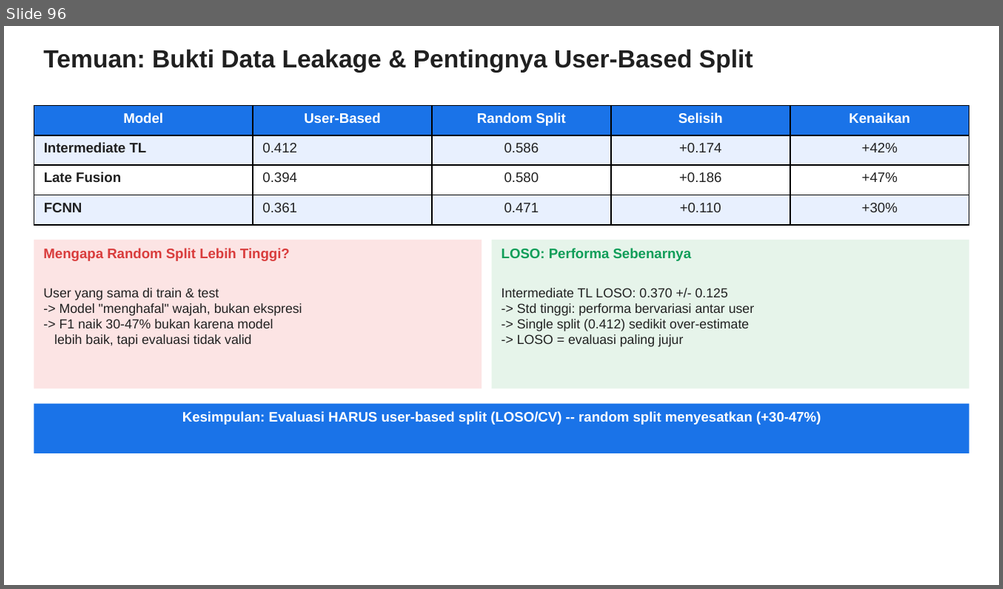
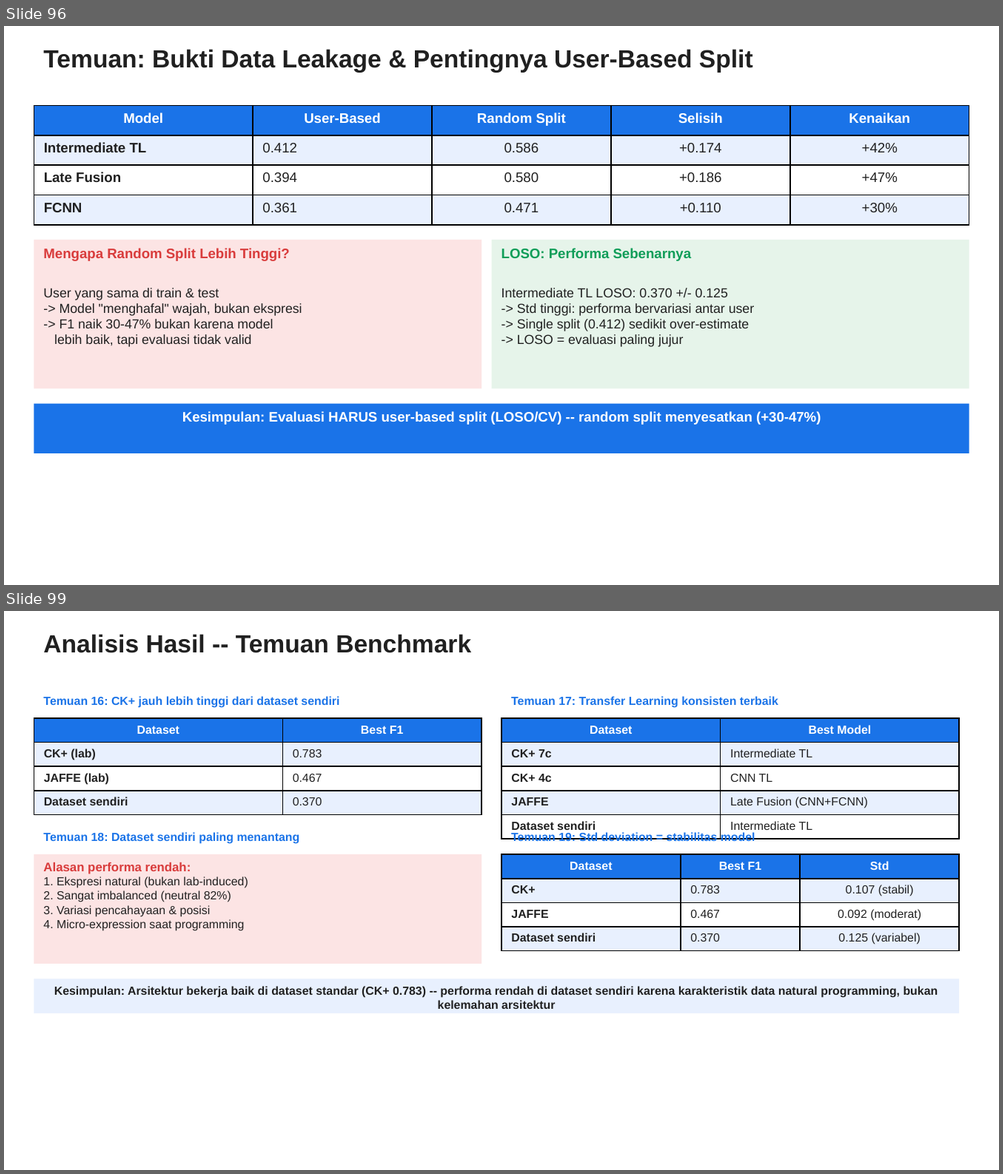
Before and after one commit to taufikhdyt01/MultimodalEmoLearn, a slide deck: docs/PPT Bimbingan.pptx. Shown one above the other, each under a label of ours: slide 96 before the commit, slides 96 and 99 after it; the slides between them are not shown. The pictures are 1003x589 and 1003x1174 pixels, drawn with LibreOffice and Linux fonts; fonts in the diff are those of the drawing. Boxes give left, top, right and bottom in pixels: in the first picture for what was removed or moved away, otherwise in the second. Text is boxed around its words. In the diff, an @@ line names an element or a change of style, - is before the commit and + after.

```diff
--- a/docs/PPT Bimbingan.pptx
+++ b/docs/PPT Bimbingan.pptx
@@ slide 99 added at box(4, 611, 999, 1170), background #FFFFFF @@
@@ text added at box(43, 634, 471, 653), 18 pt, text #202020, bold @@
+Analisis Hasil -- Temuan Benchmark
@@ text added at box(43, 696, 339, 708), 8.5 pt, text #1A73E8, bold @@
+Temuan 16: CK+ jauh lebih tinggi dari dataset sendiri
@@ text added at box(511, 696, 778, 708), 8.5 pt, text #1A73E8, bold @@
+Temuan 17: Transfer Learning konsisten terbaik
@@ table added at box(34, 718, 481, 809), 4 rows, 2 columns @@
+Dataset | Best F1
+CK+ (lab) | 0.783
+JAFFE (lab) | 0.467
+Dataset sendiri | 0.370
@@ table added at box(501, 718, 959, 836), 5 rows, 2 columns @@
+Dataset | Best Model
+CK+ 7c | Intermediate TL
+CK+ 4c | CNN TL
+JAFFE | Late Fusion (CNN+FCNN)
+Dataset sendiri | Intermediate TL
@@ text added at box(43, 832, 300, 844), 8.5 pt, text #1A73E8, bold @@
+Temuan 18: Dataset sendiri paling menantang
@@ text added at box(511, 832, 755, 841), 8.5 pt, text #1A73E8, bold @@
+Temuan 19: Std deviation = stabilitas model
@@ rectangle added at box(34, 854, 481, 964), fill #FCE4E4, 8.5 pt, text #202020 @@
+Alasan performa rendah:
+1. Ekspresi natural (bukan lab-induced)
+2. Sangat imbalanced (neutral 82%)
+3. Variasi pencahayaan & posisi
+4. Micro-expression saat programming
@@ table added at box(501, 854, 959, 948), 4 rows, 3 columns @@
+Dataset | Best F1 | Std
+CK+ | 0.783 | 0.107 (stabil)
+JAFFE | 0.467 | 0.092 (moderat)
+Dataset sendiri | 0.370 | 0.125 (variabel)
@@ rectangle added at box(34, 979, 959, 1014), fill #E8F0FE, 8.5 pt, text #202020, bold @@
+Kesimpulan: Arsitektur bekerja baik di dataset standar (CK+ 0.783) -- performa rendah di dataset sendiri karena karakteristik data natural programming, bukan kelemahan arsitektur
```
Also in this commit, not shown: 2 other slides added, 1 other file.
